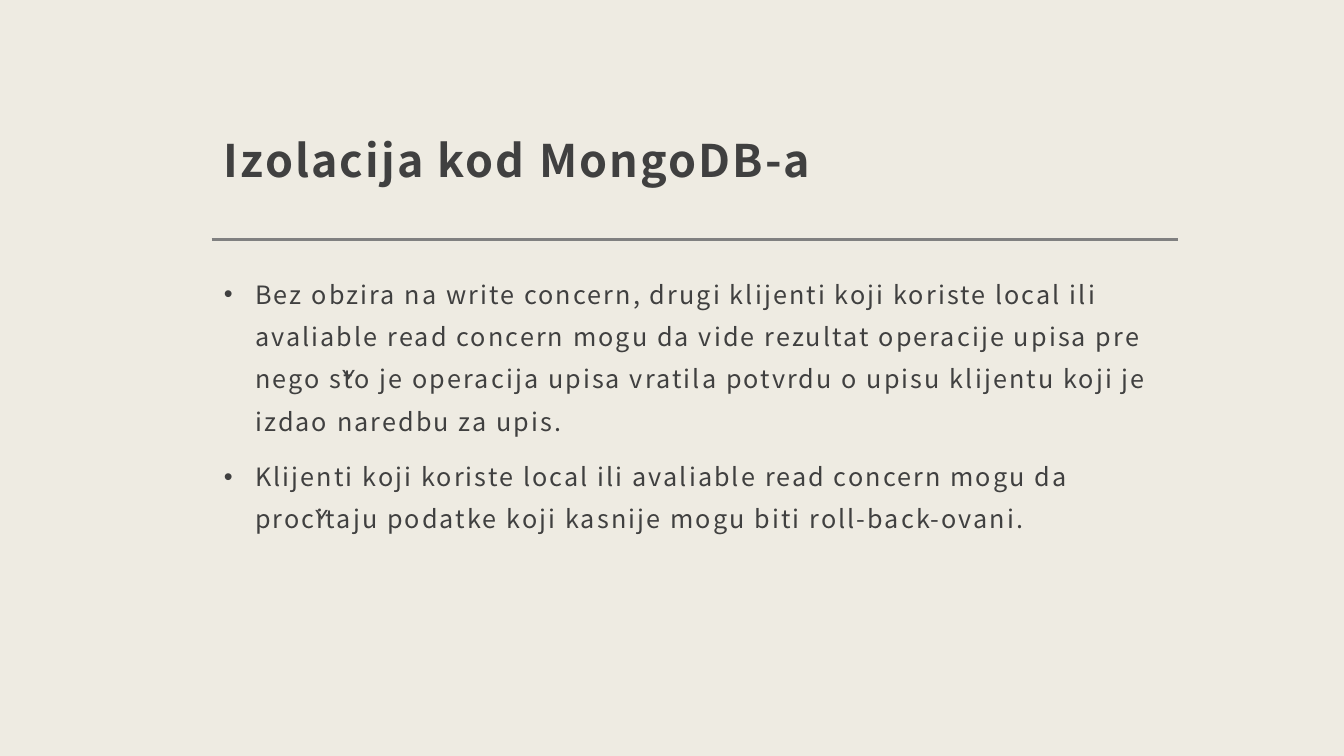
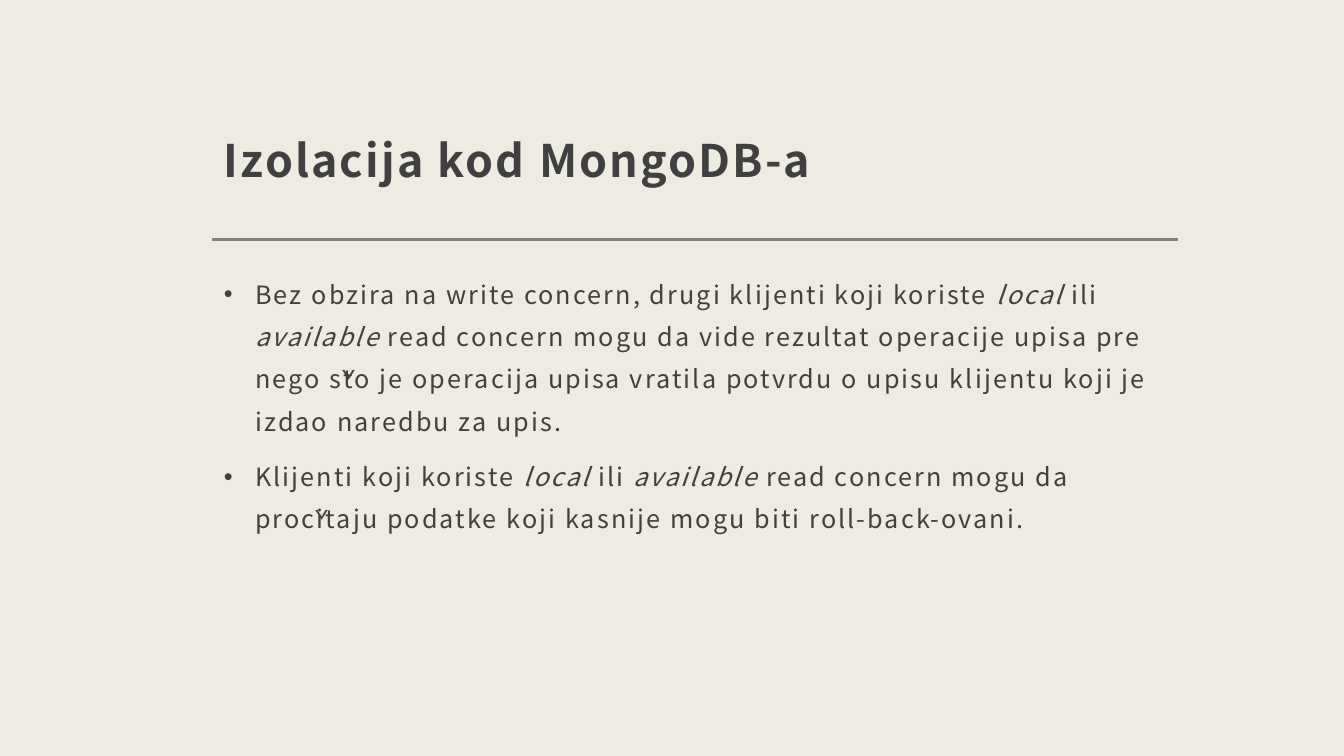
Before and after one commit to FruFruJ/sistemizaupravljanjebazamapodataka2, a slide deck: slide 13 of Obrada transakcija, planovi izvršavanja transakcija, izolacija i zaključavanje pp.pptx. Drawn at 1344x756 pixels with LibreOffice and Linux fonts; fonts in the diff are those of the drawing. Boxes give left, top, right and bottom in pixels: in the first picture for what was removed or moved away, otherwise in the second. Text is boxed around its words. In the diff, an @@ line names an element or a change of style, - is before the commit and + after.

```diff
--- a/Obrada transakcija, planovi izvršavanja transakcija, izolacija i zaključavanje pp.pptx
+++ b/Obrada transakcija, planovi izvršavanja transakcija, izolacija i zaključavanje pp.pptx
@@ text at (255,284,1145,535): text changed @@
-• Bez obzira na write concern, drugi klijenti koji koriste local ili avaliable read concern mogu da vide rezultat operacije upisa pre nego što je operacija upisa vratila potvrdu o upisu klijentu koji je izdao naredbu za upis.
-• Klijenti koji koriste local ili avaliable read concern mogu da pročitaju podatke koji kasnije mogu biti roll-back-ovani.
+• Bez obzira na write concern, drugi klijenti koji koriste local ili available read concern mogu da vide rezultat operacije upisa pre nego što je operacija upisa vratila potvrdu o upisu klijentu koji je izdao naredbu za upis.
+• Klijenti koji koriste local ili available read concern mogu da pročitaju podatke koji kasnije mogu biti roll-back-ovani.
```
Also in this commit, not shown: 5 other slides changed, 3 slides added, 1 other file.
